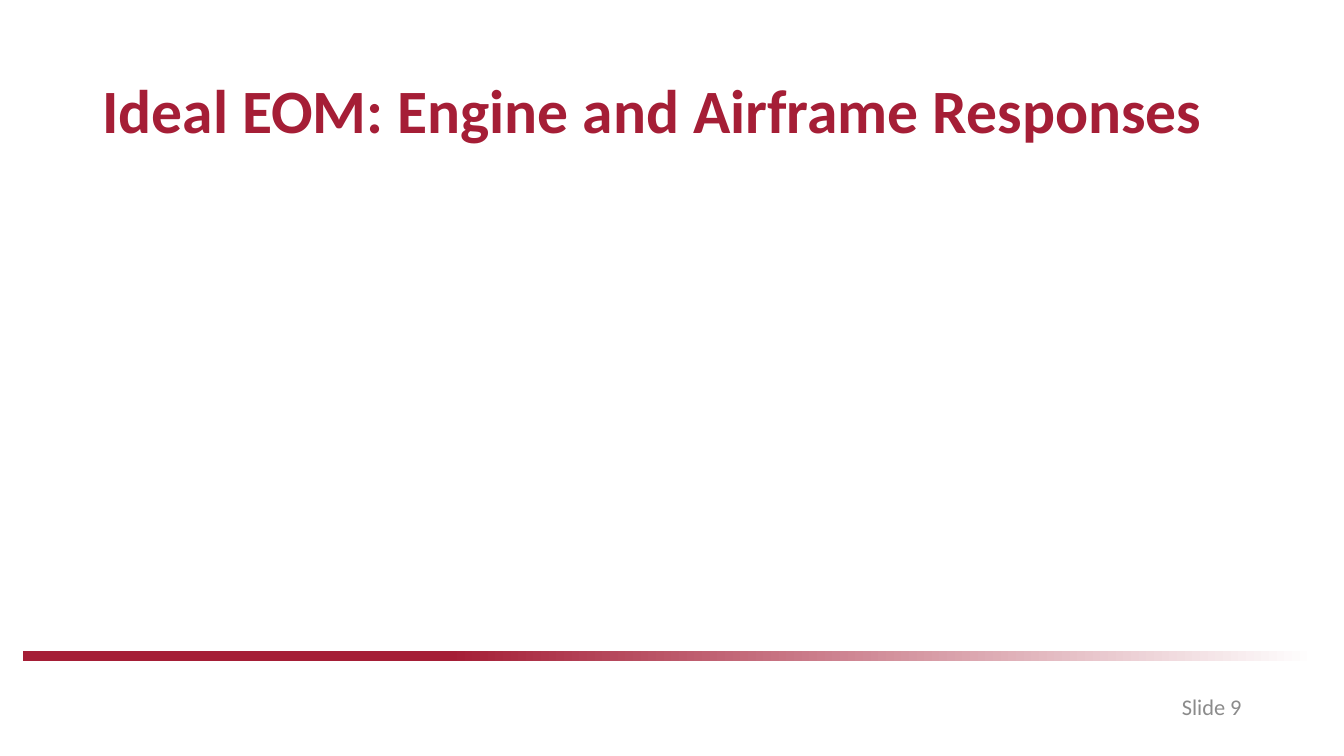
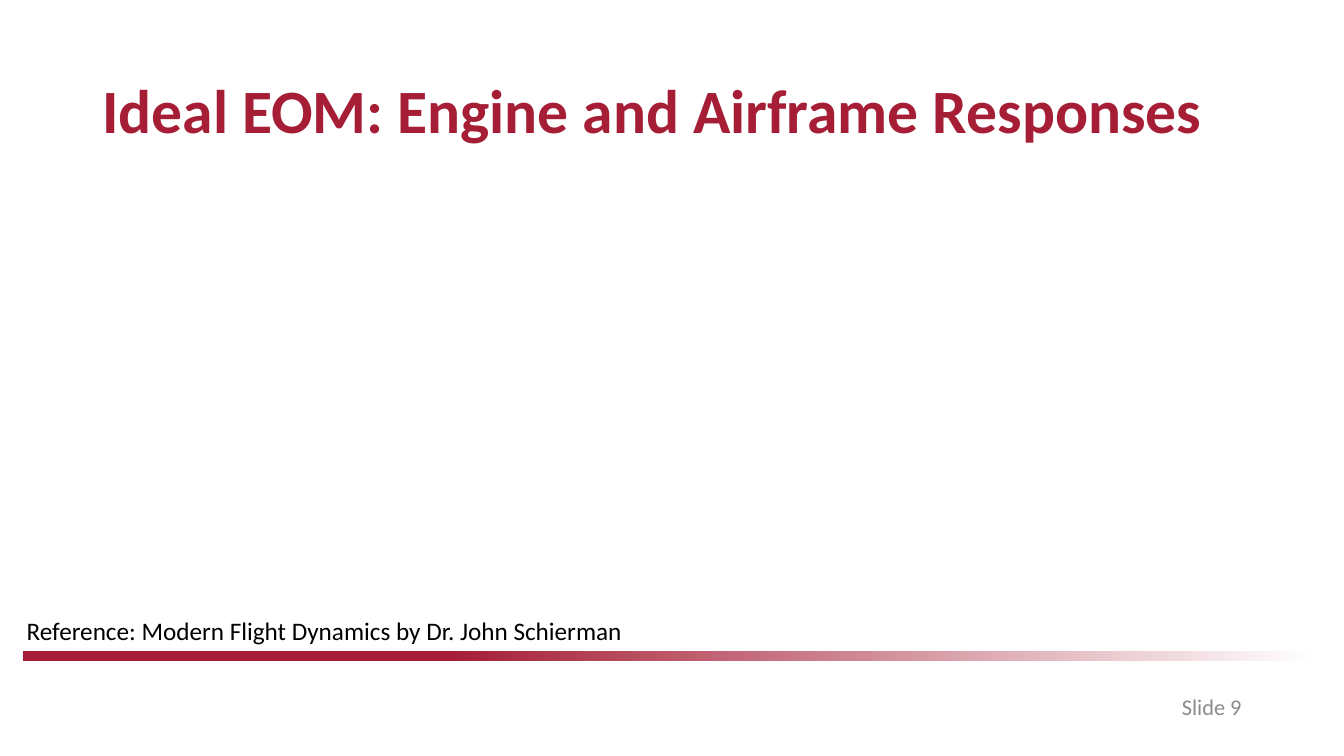
Before and after one commit to drjdlarson/angst, a slide deck: slide 9 of saved_simulations/CE/Springer_Culminating_Experience_Project.pptx. Drawn at 1344x756 pixels with LibreOffice and Linux fonts; fonts in the diff are those of the drawing; grey boxes stand for pictures; background and template pictures are left out. Boxes give left, top, right and bottom in pixels: in the first picture for what was removed or moved away, otherwise in the second. Text is boxed around its words. In the diff, an @@ line names an element or a change of style, - is before the commit and + after.

```diff
--- a/saved_simulations/CE/Springer_Culminating_Experience_Project.pptx
+++ b/saved_simulations/CE/Springer_Culminating_Experience_Project.pptx
@@ text added at (27,622,622,645), 18 pt, text #000000 @@
+Reference: Modern Flight Dynamics by Dr. John Schierman
```
Also in this commit, not shown: 12 other slides changed, 4 slides added, 1 slide removed, 25 other files.
